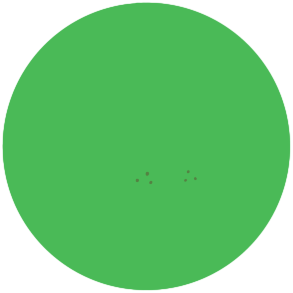
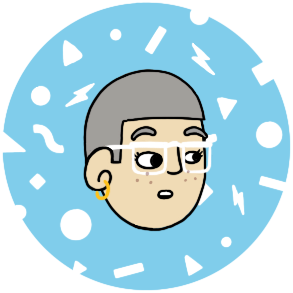
Layers edited between the first and the second 293x293 image:
renamed "Layer 151" to "Layer 142", moved it out of group "Piercings", painted on it over [2, 2, 291, 291]
removed group "Group 1" (3 layers) from group "Piercings" over [125, 140, 135, 151]
added layer "Layer 95" (1st of 4, in "Skin") (36%) in group "Skin" over [135, 169, 198, 185]
renamed "Group 2" to "Piercings", moved it out of group "Piercings" over [94, 140, 175, 201]
added layer "Layer 112" in group "Piercings" over [94, 179, 111, 201]
hid "Layer 101" (1st of 3, in "Piercings"), moved it into group "Piercings" over [125, 140, 135, 151]
renamed "Layer 142" to "Layer 95", hid it, moved it into group "Piercings", painted on it over [2, 2, 291, 291]
hid "Layer 95" (4th of 4, in "Piercings"), opacity 36% → 100%, moved it into group "Piercings", painted on it over [135, 164, 198, 185]
removed group "Piercings" (13 layers) over [2, 2, 291, 291]
renamed "Layer 95" to "Layer 106", moved it into group "New group", painted on it over [102, 140, 214, 176]
removed group "Group 3" (3 layers) from group "Piercings" over [101, 175, 109, 184]
renamed "Layer 94" to "Layer 106", hid it, moved it into group "New group", painted on it over [101, 140, 214, 184]
hid "Layer 84" (3rd of 6, in "Glasses" › "New group"), moved it into group "New group", painted on it over [111, 142, 213, 174]
